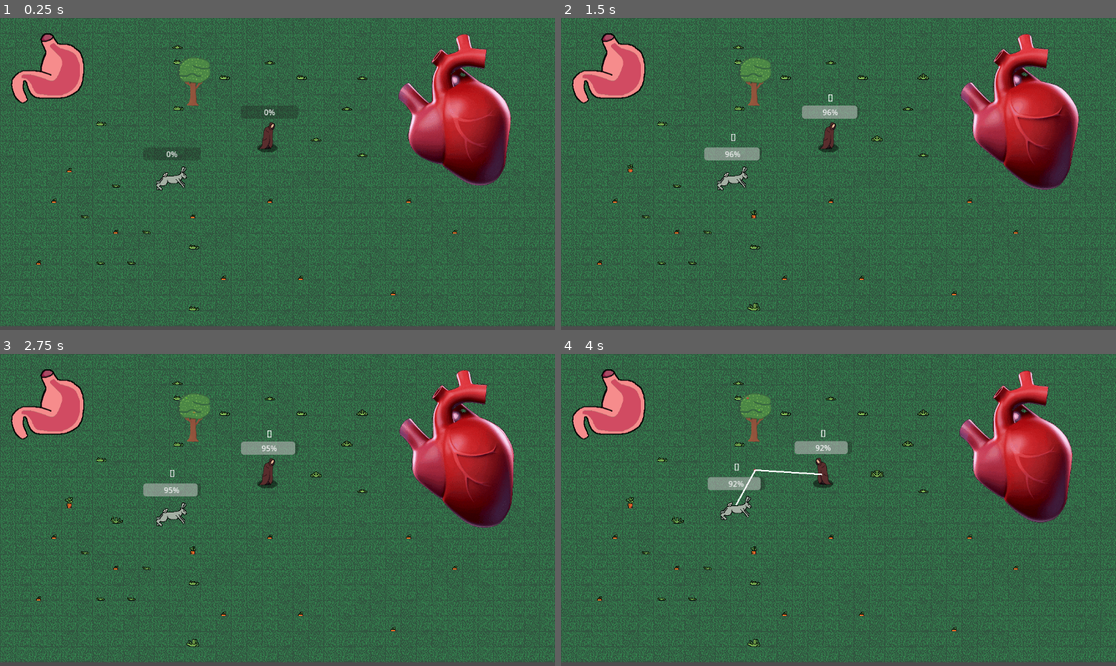
Above: before the commit, frames 1-4 (two rows, left to right).
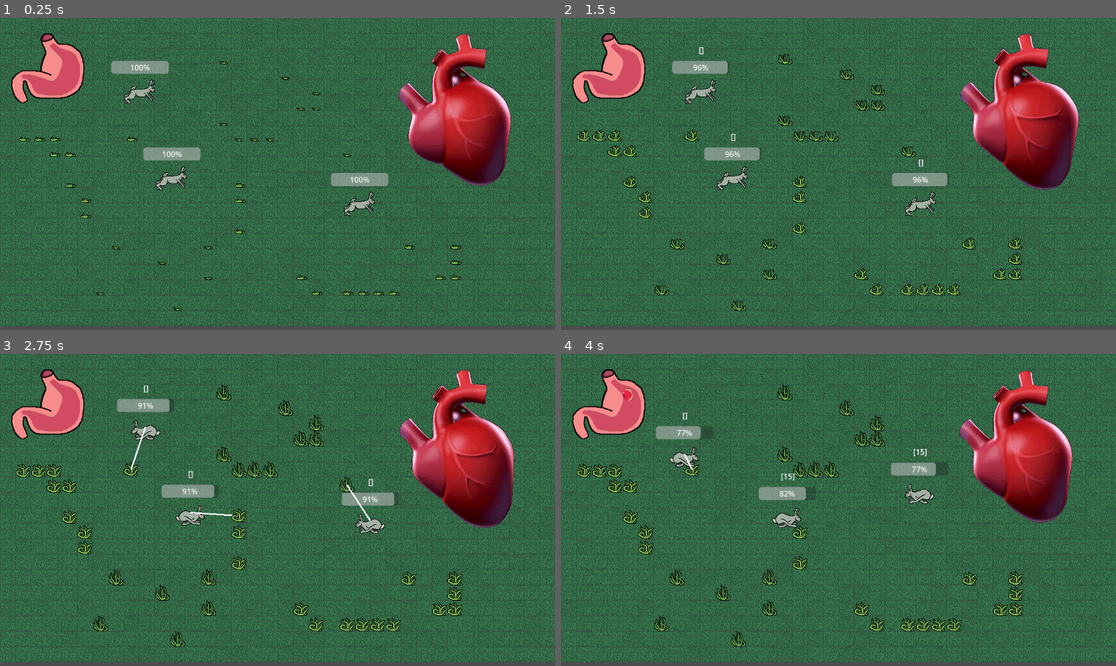
Above: after the commit, the same moments.

Repository: rundoom/Upraiser
Game: Godot game, scene res://creature/grass_test.tscn
Two runs of this game, one before a commit and one after it. Both use one fixed random seed, a clock stepped at 60 frames per second and the inputs below. This scene is started directly instead of the project's main scene.
Inputs (mouse positions are in pixels of both pictures, inside the frame that each line leads up to):
- Up to frame 1 (0.25 s): no input
- Up to frame 2 (1.5 s): move the mouse to (827, 139) at 0.52 s; press the mouse at (827, 139) at 0.53 s; move the mouse to (733, 174) at 1.27 s; release the mouse at (733, 174) at 1.28 s; click (733, 174) at 1.35 s
- Up to frame 3 (2.75 s): move the mouse to (333, 441) at 2.02 s; press the mouse at (333, 441) at 2.03 s
- Up to frame 4 (4 s): move the mouse to (810, 572) at 2.77 s; release the mouse at (810, 572) at 2.78 s; click (810, 572) at 2.85 s; move the mouse to (1005, 556) at 3.52 s; press the mouse at (1005, 556) at 3.53 s

The runs differ from the first frame. In frame 1, 3.4% of the frame differs, in the area x 3-84%, y 8-94%; in frame 2, 4.9%; in frame 3, 6.5%; in frame 4, 6.8%, in the area x 2-84%, y 8-94%.

Commit message:
Grass implemented

Diff:
--- a/creature/grass_test.tscn
+++ b/creature/grass_test.tscn
@@ -1,17 +1,16 @@
-[gd_scene load_steps=4 format=3 uid="uid://b7a2rli5dy3lt"]
+[gd_scene load_steps=3 format=3 uid="uid://b7a2rli5dy3lt"]
 
 [ext_resource type="PackedScene" uid="uid://ddioxuyjm5vbt" path="res://world/world.tscn" id="1_mtl36"]
-[ext_resource type="PackedScene" uid="uid://qwv6cnpiias4" path="res://creature/npc/alfred.tscn" id="2_l221o"]
 [ext_resource type="PackedScene" uid="uid://8jif2hfscjrg" path="res://creature/rabbit.tscn" id="3_nh7pq"]
 
 [node name="WorldBase" instance=ExtResource("1_mtl36")]
-layer_1/tile_data = PackedInt32Array(327692, 3, 131072)
-layer_2/tile_data = PackedInt32Array(786437, 196612, 0, 851977, 196612, 0, 983048, 196612, 0, 983046, 196612, 0, 655367, 196612, 0, 327691, 196612, 1, 196622, 196612, 1, 131083, 196612, 1, 196627, 196612, 1, 393222, 196612, 1, 1179660, 196612, 1, 917516, 196612, 1, 327702, 196612, 2, 458772, 196612, 2, 524311, 196612, 2, 196631, 196612, 2, 131089, 196612, 2, 65547, 196612, 2, 589828, 196612, 3, 720899, 196612, 3, 983042, 196612, 3, 851975, 196612, 3, 786444, 196612, 3, 1048590, 196612, 3, 1048595, 196612, 3, 1114137, 196612, 3, 851997, 196612, 3, 720922, 196612, 3, 720913, 196612, 3)
+layer_2/tile_data = PackedInt32Array(720901, 196612, 1, 917511, 196612, 0, 1048589, 196612, 0, 1114118, 196612, 0, 1179659, 196612, 0, 983050, 196612, 0, 917517, 196612, 0, 131086, 196612, 0, 196626, 196612, 0, 262164, 196612, 0, 327700, 196612, 0, 327699, 196612, 0, 393230, 196612, 0, 458767, 196612, 0, 458768, 196612, 0, 458769, 196612, 0, 524310, 196612, 0, 917530, 196612, 1, 917533, 196612, 1, 983069, 196612, 1, 1048605, 196612, 1, 1048604, 196612, 1, 1114137, 196612, 1, 1114136, 196612, 1, 1114135, 196612, 1, 1114134, 196612, 1, 1114132, 196612, 1, 1048595, 196612, 1, 851983, 196612, 1, 720911, 196612, 1, 655375, 196612, 1, 524292, 196612, 1, 524291, 196612, 1, 458755, 196612, 1, 458754, 196612, 1, 458753, 196612, 1, 655364, 196612, 1, 786437, 196612, 1, 458760, 196612, 1)
 
-[node name="Alfred" parent="." index="3" instance=ExtResource("2_l221o")]
-position = Vector2(557, 251)
-
-[node name="Rabbit" parent="." index="4" instance=ExtResource("3_nh7pq")]
+[node name="Rabbit" parent="." index="3" instance=ExtResource("3_nh7pq")]
 position = Vector2(356.283, 326.896)
 
-[connection signal="ready" from="Tree" to="Tree" method="toggle_obstacle" flags=18]
+[node name="Rabbit" parent="Rabbit" index="6" instance=ExtResource("3_nh7pq")]
+position = Vector2(389.717, 53.104)
+
+[node name="Rabbit" parent="Rabbit/Rabbit" index="6" instance=ExtResource("3_nh7pq")]
+position = Vector2(-456, -233)
--- a/creature/npc/npc.gd
+++ b/creature/npc/npc.gd
@@ -22,7 +22,6 @@
 @onready var world := get_tree().get_first_node_in_group("world") as WorldGame
 @onready var animated_sprite_2d: AnimatedSprite2D = $Rotator/AnimatedSprite2D
 @onready var rotator: Marker2D = $Rotator
-
 
 static var MARGIN_HOLD := 5.0
 static var MARGIN_MOVE := 0.1
@@ -114,11 +113,6 @@
 			if !move_to.tree_exiting.is_connected(lost_food):
 				move_to.tree_exiting.connect(lost_food, CONNECT_ONE_SHOT)
 
-			var direct_vision = PhysicsRayQueryParameters2D.new()
-			direct_vision.collision_mask = 4
-			direct_vision.from = global_position
-			direct_vision.to = move_to.global_position
-
 			if $Picker.overlaps_body(move_to):
 				_on_picker_body_entered(move_to)
 				return
--- /dev/null
+++ b/creature/rabbit.gd
@@ -0,0 +1,39 @@
+extends NPC
+
+
+func check_needs() -> void:
+	if is_current_path():
+		return
+
+	if food.reduce(func(acc, it): return it.volume + acc, 0) < MAX_FOOD / 2:
+		var parameters = PhysicsShapeQueryParameters2D.new()
+		parameters.shape = detector_shape
+		parameters.transform = Transform2D(0, global_position)
+		parameters.collision_mask = 64
+
+		var intersects = space_state.collide_shape(parameters)
+
+		var to_point = null
+
+		for food_target in intersects:
+			if to_point == null or global_position.distance_to(food_target) < global_position.distance_to(to_point):
+				to_point = food_target
+
+		if to_point == null: return
+
+		move_to = world.materialize_tile(to_point, 2, 64)
+
+		if move_to != null:
+			if !move_to.tree_exiting.is_connected(lost_food):
+				move_to.tree_exiting.connect(lost_food, CONNECT_ONE_SHOT)
+
+			if $Picker.overlaps_body(move_to):
+				_on_picker_body_entered(move_to)
+				return
+
+			if is_direct_vision():
+				current_path = [move_to.global_position]
+			else:
+				current_path = world.get_point_path(global_position, move_to.global_position)
+
+			if is_current_path(): velocity = global_position.direction_to(current_path.front()) * SPEED
--- a/creature/rabbit.tscn
+++ b/creature/rabbit.tscn
@@ -1,7 +1,8 @@
-[gd_scene load_steps=8 format=3 uid="uid://8jif2hfscjrg"]
+[gd_scene load_steps=9 format=3 uid="uid://8jif2hfscjrg"]
 
 [ext_resource type="PackedScene" uid="uid://cqwsdxnbwchf4" path="res://creature/npc/npc.tscn" id="1_kuli1"]
 [ext_resource type="Texture2D" uid="uid://bkfh7c6es6kqu" path="res://creature/npc/заяц(почти готов).png" id="2_mywt6"]
+[ext_resource type="Script" path="res://creature/rabbit.gd" id="2_uebtf"]
 
 [sub_resource type="AtlasTexture" id="AtlasTexture_he46l"]
 atlas = ExtResource("2_mywt6")
@@ -39,12 +40,13 @@
 "duration": 1.0,
 "texture": SubResource("AtlasTexture_ajclf")
 }],
-"loop": true,
+"loop": false,
 "name": &"run",
 "speed": 5.0
 }]
 
 [node name="Rabbit" instance=ExtResource("1_kuli1")]
+script = ExtResource("2_uebtf")
 
 [node name="AnimatedSprite2D" parent="Rotator" index="0"]
 sprite_frames = SubResource("SpriteFrames_l6sil")
--- /dev/null
+++ b/loot/grass.tscn
@@ -0,0 +1,10 @@
+[gd_scene load_steps=3 format=3 uid="uid://d1dlk5hpb6kcu"]
+
+[ext_resource type="PackedScene" uid="uid://cu8hvlvwa1ila" path="res://loot/food.tscn" id="1_t3h8b"]
+[ext_resource type="Texture2D" uid="uid://w3cikvg7x277" path="res://world/трава(готовая).png" id="2_24p6t"]
+
+[node name="Grass" instance=ExtResource("1_t3h8b")]
+
+[node name="Sprite2D" parent="." index="1"]
+texture = ExtResource("2_24p6t")
+region_rect = Rect2(2, 0, 30, 32)
--- /dev/null
+++ b/loot/grass_2.tscn
@@ -0,0 +1,8 @@
+[gd_scene load_steps=2 format=3 uid="uid://dkj3ce568n4vj"]
+
+[ext_resource type="PackedScene" uid="uid://d1dlk5hpb6kcu" path="res://loot/grass.tscn" id="1_divli"]
+
+[node name="Grass2" instance=ExtResource("1_divli")]
+
+[node name="Sprite2D" parent="." index="1"]
+region_rect = Rect2(1, 36, 30, 28)
--- a/world/world.gd
+++ b/world/world.gd
@@ -5,6 +5,7 @@
 @onready var space_state := get_world_2d().direct_space_state
 var astar := AStar2D.new()
 var cells_map := {}
+var materialized_scenes := {}
 
 
 class TileType:
@@ -17,9 +18,9 @@
 func grow_plants():
 	var grass_cells = get_used_cells(2)
 	for plant in grass_cells:
-		if plant.x == 0 or randf() > 0.15: continue
 		var current_atlas = get_cell_atlas_coords(2, plant)
-		set_cell(2, plant, 4, Vector2i(clampi(current_atlas.x - 1, 0, 9999) , current_atlas.y))
+		if current_atlas.x == 0 or randf() > 1: continue
+		set_cell(2, plant, 4, Vector2i(current_atlas.x - 1, current_atlas.y))
 
 
 func create_pathfinding_points() -> void:
@@ -98,6 +99,23 @@
 	return _node_at_point(point, 2)
 
 
+func materialize_tile(point: Vector2, tile_layer: int, collision_layers: int) -> Node2D:
+	var i_coords = local_to_map(point)
+
+	var data = get_cell_tile_data(tile_layer, i_coords)
+	var scene_path = data.get_custom_data("scene_represent")
+	var scene = materialized_scenes.get(scene_path, null) as PackedScene
+	if scene == null:
+		scene = load(scene_path)
+		materialized_scenes[scene_path] = scene
+
+	erase_cell(tile_layer, i_coords)
+	var material_node = scene.instantiate() as Node2D
+	add_child(material_node)
+	material_node.global_position = map_to_local(i_coords)
+	return material_node
+
+
 func _node_at_point(point: Vector2i, layer: int) -> Node2D:
 	var interceptor_point = PhysicsPointQueryParameters2D.new()
 	interceptor_point.position = map_to_local(point)
--- a/world/world.tscn
+++ b/world/world.tscn
@@ -45,99 +45,91 @@
 0:0/0 = 0
 0:0/0/physics_layer_0/linear_velocity = Vector2(0, 0)
 0:0/0/physics_layer_0/angular_velocity = 0.0
-0:0/0/physics_layer_0/polygon_0/points = PackedVector2Array(-15.5, -15.5, 15.5, -15.5, 15.5, 15.5, -15.5, 15.5)
 0:0/0/physics_layer_1/linear_velocity = Vector2(0, 0)
 0:0/0/physics_layer_1/angular_velocity = 0.0
+0:0/0/physics_layer_1/polygon_0/points = PackedVector2Array(-15.5, -15.5, 15.5, -15.5, 15.5, 15.5, -15.5, 15.5)
+0:0/0/custom_data_0 = "res://loot/grass.tscn"
 0:1/0 = 0
 0:1/0/physics_layer_0/linear_velocity = Vector2(0, 0)
 0:1/0/physics_layer_0/angular_velocity = 0.0
-0:1/0/physics_layer_0/polygon_0/points = PackedVector2Array(-15.5, -15.5, 15.5, -15.5, 15.5, 15.5, -15.5, 15.5)
 0:1/0/physics_layer_1/linear_velocity = Vector2(0, 0)
 0:1/0/physics_layer_1/angular_velocity = 0.0
+0:1/0/physics_layer_1/polygon_0/points = PackedVector2Array(-15.5, -15.5, 15.5, -15.5, 15.5, 15.5, -15.5, 15.5)
+0:1/0/custom_data_0 = "res://loot/grass_2.tscn"
 1:1/0 = 0
 1:1/0/physics_layer_0/linear_velocity = Vector2(0, 0)
 1:1/0/physics_layer_0/angular_velocity = 0.0
 1:1/0/physics_layer_1/linear_velocity = Vector2(0, 0)
 1:1/0/physics_layer_1/angular_velocity = 0.0
-1:1/0/custom_data_0 = 1
 1:2/0 = 0
 1:2/0/physics_layer_0/linear_velocity = Vector2(0, 0)
 1:2/0/physics_layer_0/angular_velocity = 0.0
 1:2/0/physics_layer_1/linear_velocity = Vector2(0, 0)
 1:2/0/physics_layer_1/angular_velocity = 0.0
-1:2/0/custom_data_0 = 1
 2:2/0 = 0
 2:2/0/physics_layer_0/linear_velocity = Vector2(0, 0)
 2:2/0/physics_layer_0/angular_velocity = 0.0
 2:2/0/physics_layer_1/linear_velocity = Vector2(0, 0)
 2:2/0/physics_layer_1/angular_velocity = 0.0
-2:2/0/custom_data_0 = 2
 3:2/0 = 0
 3:2/0/physics_layer_0/linear_velocity = Vector2(0, 0)
 3:2/0/physics_layer_0/angular_velocity = 0.0
 3:2/0/physics_layer_1/linear_velocity = Vector2(0, 0)
 3:2/0/physics_layer_1/angular_velocity = 0.0
-3:2/0/custom_data_0 = 3
 3:3/0 = 0
 3:3/0/physics_layer_0/linear_velocity = Vector2(0, 0)
 3:3/0/physics_layer_0/angular_velocity = 0.0
 3:3/0/physics_layer_1/linear_velocity = Vector2(0, 0)
 3:3/0/physics_layer_1/angular_velocity = 0.0
-3:3/0/custom_data_0 = 3
 2:3/0 = 0
 2:3/0/physics_layer_0/linear_velocity = Vector2(0, 0)
 2:3/0/physics_layer_0/angular_velocity = 0.0
 2:3/0/physics_layer_1/linear_velocity = Vector2(0, 0)
 2:3/0/physics_layer_1/angular_velocity = 0.0
-2:3/0/custom_data_0 = 2
 1:3/0 = 0
 1:3/0/physics_layer_0/linear_velocity = Vector2(0, 0)
 1:3/0/physics_layer_0/angular_velocity = 0.0
 1:3/0/physics_layer_1/linear_velocity = Vector2(0, 0)
 1:3/0/physics_layer_1/angular_velocity = 0.0
-1:3/0/custom_data_0 = 1
 0:3/0 = 0
 0:3/0/physics_layer_0/linear_velocity = Vector2(0, 0)
 0:3/0/physics_layer_0/angular_velocity = 0.0
-0:3/0/physics_layer_0/polygon_0/points = PackedVector2Array(-15.5, -15.5, 15.5, -15.5, 15.5, 15.5, -15.5, 15.5)
 0:3/0/physics_layer_1/linear_velocity = Vector2(0, 0)
 0:3/0/physics_layer_1/angular_velocity = 0.0
+0:3/0/physics_layer_1/polygon_0/points = PackedVector2Array(-15.5, -15.5, 15.5, -15.5, 15.5, 15.5, -15.5, 15.5)
+0:3/0/custom_data_0 = "res://loot/grass.tscn"
 0:2/0 = 0
 0:2/0/physics_layer_0/linear_velocity = Vector2(0, 0)
 0:2/0/physics_layer_0/angular_velocity = 0.0
-0:2/0/physics_layer_0/polygon_0/points = PackedVector2Array(-15.5, -15.5, 15.5, -15.5, 15.5, 15.5, -15.5, 15.5)
 0:2/0/physics_layer_1/linear_velocity = Vector2(0, 0)
 0:2/0/physics_layer_1/angular_velocity = 0.0
+0:2/0/physics_layer_1/polygon_0/points = PackedVector2Array(-15.5, -15.5, 15.5, -15.5, 15.5, 15.5, -15.5, 15.5)
+0:2/0/custom_data_0 = "res://loot/grass.tscn"
 2:1/0 = 0
 2:1/0/physics_layer_0/linear_velocity = Vector2(0, 0)
 2:1/0/physics_layer_0/angular_velocity = 0.0
 2:1/0/physics_layer_1/linear_velocity = Vector2(0, 0)
 2:1/0/physics_layer_1/angular_velocity = 0.0
-2:1/0/custom_data_0 = 2
 3:1/0 = 0
 3:1/0/physics_layer_0/linear_velocity = Vector2(0, 0)
 3:1/0/physics_layer_0/angular_velocity = 0.0
 3:1/0/physics_layer_1/linear_velocity = Vector2(0, 0)
 3:1/0/physics_layer_1/angular_velocity = 0.0
-3:1/0/custom_data_0 = 3
 3:0/0 = 0
 3:0/0/physics_layer_0/linear_velocity = Vector2(0, 0)
 3:0/0/physics_layer_0/angular_velocity = 0.0
 3:0/0/physics_layer_1/linear_velocity = Vector2(0, 0)
 3:0/0/physics_layer_1/angular_velocity = 0.0
-3:0/0/custom_data_0 = 3
 2:0/0 = 0
 2:0/0/physics_layer_0/linear_velocity = Vector2(0, 0)
 2:0/0/physics_layer_0/angular_velocity = 0.0
 2:0/0/physics_layer_1/linear_velocity = Vector2(0, 0)
 2:0/0/physics_layer_1/angular_velocity = 0.0
-2:0/0/custom_data_0 = 2
 1:0/0 = 0
 1:0/0/physics_layer_0/linear_velocity = Vector2(0, 0)
 1:0/0/physics_layer_0/angular_velocity = 0.0
 1:0/0/physics_layer_1/linear_velocity = Vector2(0, 0)
 1:0/0/physics_layer_1/angular_velocity = 0.0
-1:0/0/custom_data_0 = 1
 
 [sub_resource type="TileSet" id="TileSet_xib6k"]
 tile_size = Vector2i(32, 32)
@@ -145,8 +137,8 @@
 physics_layer_0/collision_mask = 0
 physics_layer_1/collision_layer = 64
 physics_layer_1/collision_mask = 0
-custom_data_layer_0/name = "growth_level"
-custom_data_layer_0/type = 2
+custom_data_layer_0/name = "scene_represent"
+custom_data_layer_0/type = 4
 sources/2 = SubResource("TileSetAtlasSource_bs3kg")
 sources/3 = SubResource("TileSetScenesCollectionSource_660a0")
 sources/4 = SubResource("TileSetAtlasSource_q56jb")
